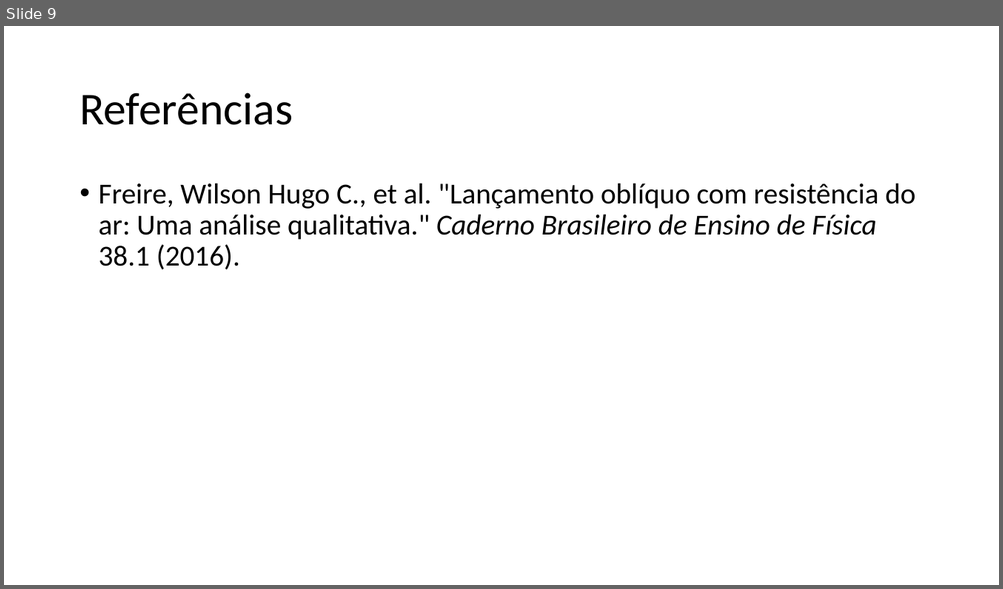
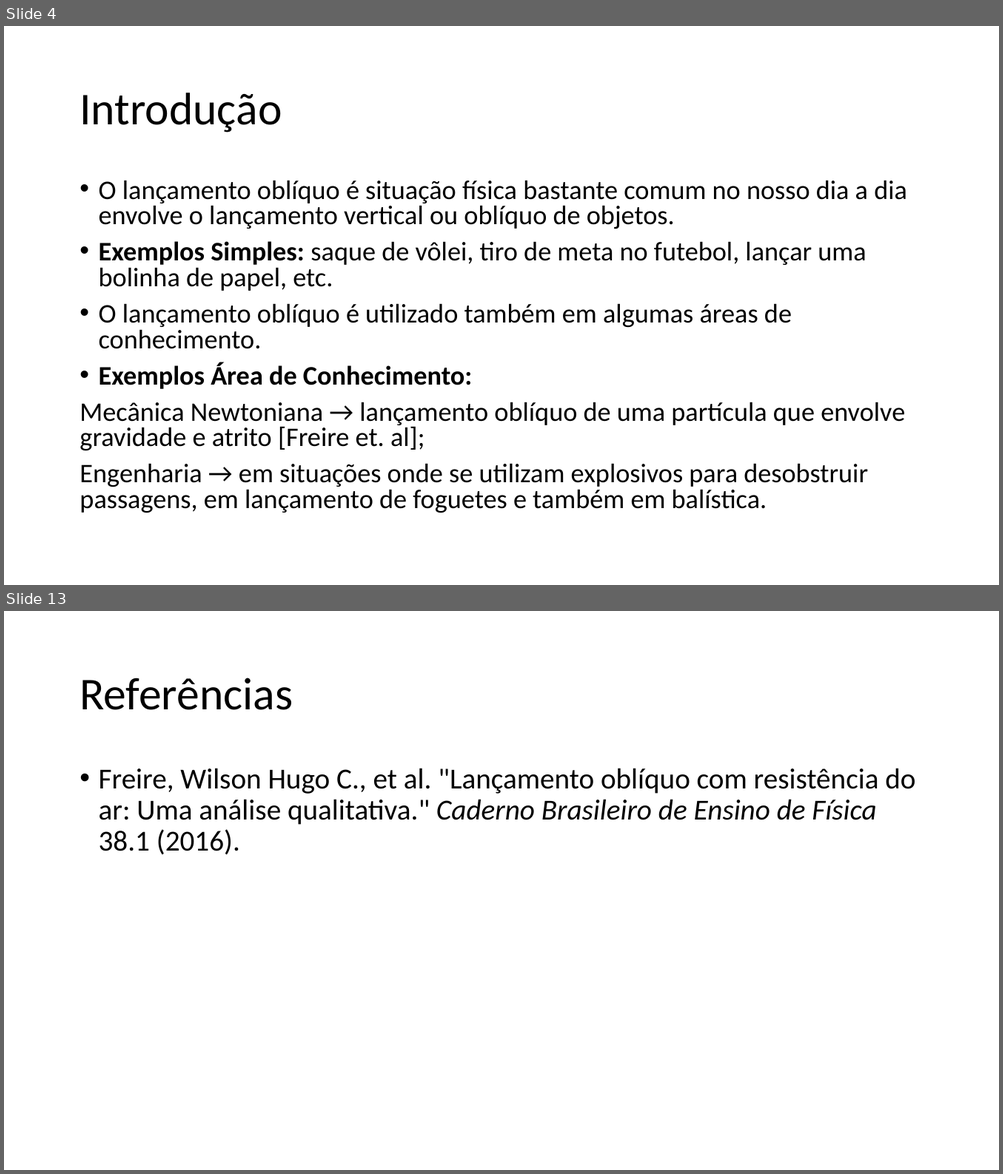
Before and after one commit to jonatanrinckus/SimulacaoDiscretaTrabalhoM2, a slide deck: new/Estudo Modelagem Bifocal.pptx. Shown one above the other, each under a label of ours: slide 9 before the commit, slides 4 and 13 after it; the slides between them are not shown. The pictures are 1003x589 and 1003x1174 pixels, drawn with LibreOffice and Linux fonts; fonts in the diff are those of the drawing. Boxes give left, top, right and bottom in pixels: in the first picture for what was removed or moved away, otherwise in the second. Text is boxed around its words. In the diff, an @@ line names an element or a change of style, - is before the commit and + after.

```diff
--- a/new/Estudo Modelagem Bifocal.pptx
+++ b/new/Estudo Modelagem Bifocal.pptx
@@ slide 4 added at (x1=4, y1=26, x2=999, y2=585), background #FFFFFF @@
@@ title added at (x1=79, y1=93, x2=282, y2=133), 44 pt, text #000000 @@
+Introdução
@@ text added at (x1=79, y1=180, x2=907, y2=514), 25.9 pt, text #000000 @@
+• O lançamento oblíquo é situação física bastante comum no nosso dia a dia envolve o lançamento vertical ou oblíquo de objetos.
+• Exemplos Simples: saque de vôlei, tiro de meta no futebol, lançar uma bolinha de papel, etc.
+• O lançamento oblíquo é utilizado também em algumas áreas de conhecimento.
+• Exemplos Área de Conhecimento:
+Mecânica Newtoniana → lançamento oblíquo de uma partícula que envolve gravidade e atrito [Freire et. al];
+Engenharia → em situações onde se utilizam explosivos para desobstruir passagens, em lançamento de foguetes e também em balística.
@@ what was slide 9 is now slide 13 @@
```
Also in this commit, not shown: 7 slides changed, 3 other slides added.
